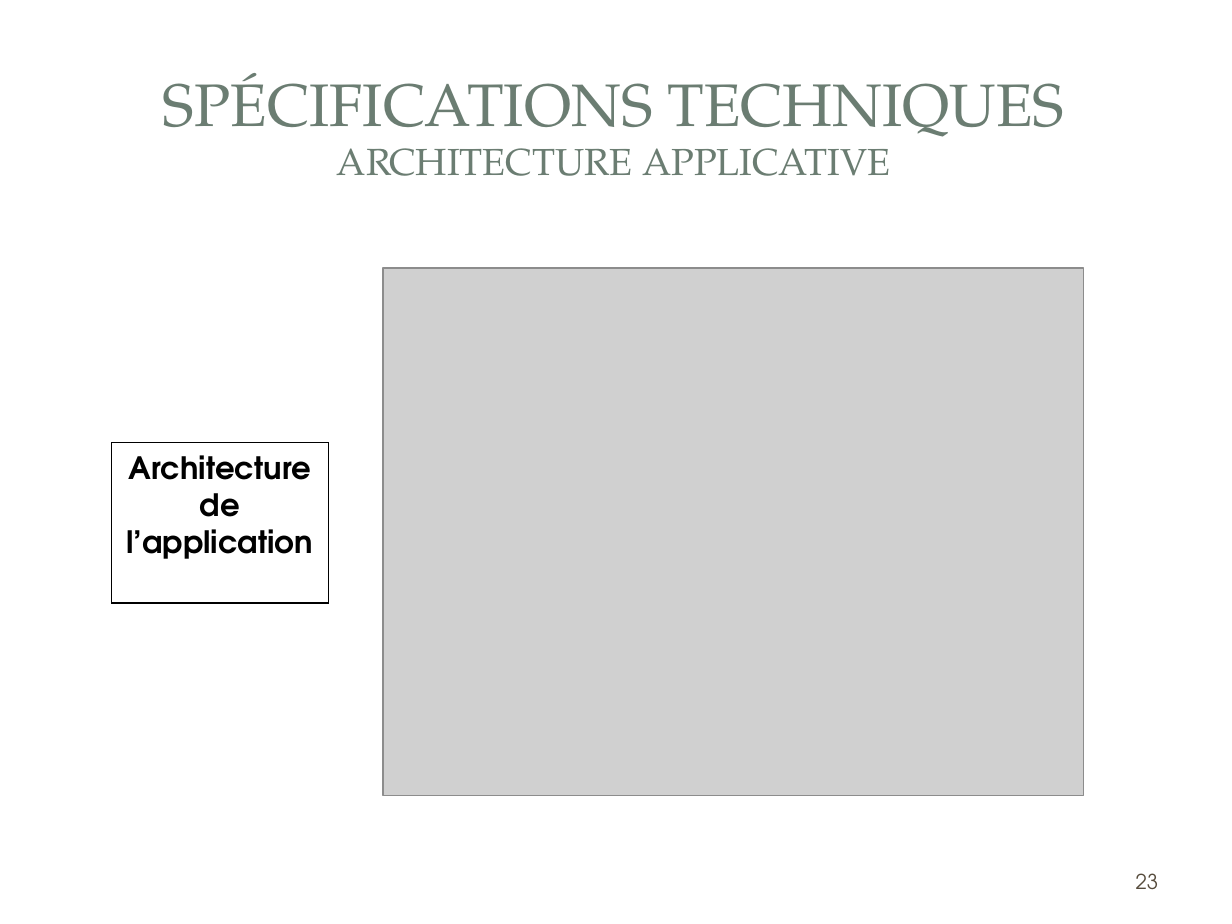
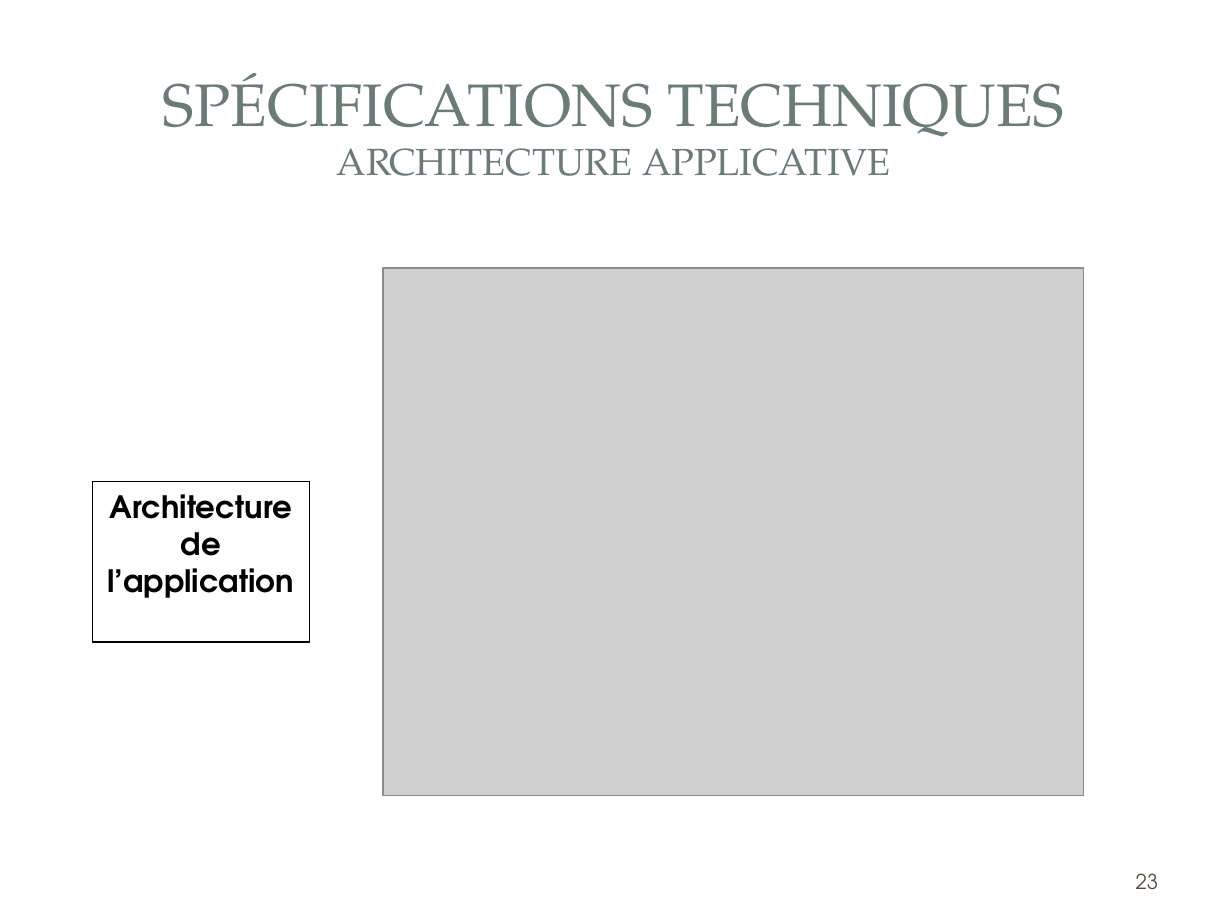
Before and after one commit to gestionsAbsences/gestionAbsences, a slide deck: slide 23 of Projet/Dossier/Fred/COURIOL_Fred_Présentation.ppt. Drawn at 1232x924 pixels with LibreOffice and Linux fonts; fonts in the diff are those of the drawing; grey boxes stand for pictures; background and template pictures are left out. Boxes give left, top, right and bottom in pixels: in the first picture for what was removed or moved away, otherwise in the second. Text is boxed around its words. In the diff, an @@ line names an element or a change of style, - is before the commit and + after.

```diff
--- a/Projet/Dossier/Fred/COURIOL_Fred_Présentation.ppt
+++ b/Projet/Dossier/Fred/COURIOL_Fred_Présentation.ppt
@@ rectangle "Architecture de l’application": place and size @@
-rectangle "Architecture de l’application" at [111,442,328,602]
+rectangle "Architecture de l’application" at [92,482,309,642]
```
Also in this commit, not shown: 6 other slides changed, 3 slides added, 3 slides removed, 9 other files.
